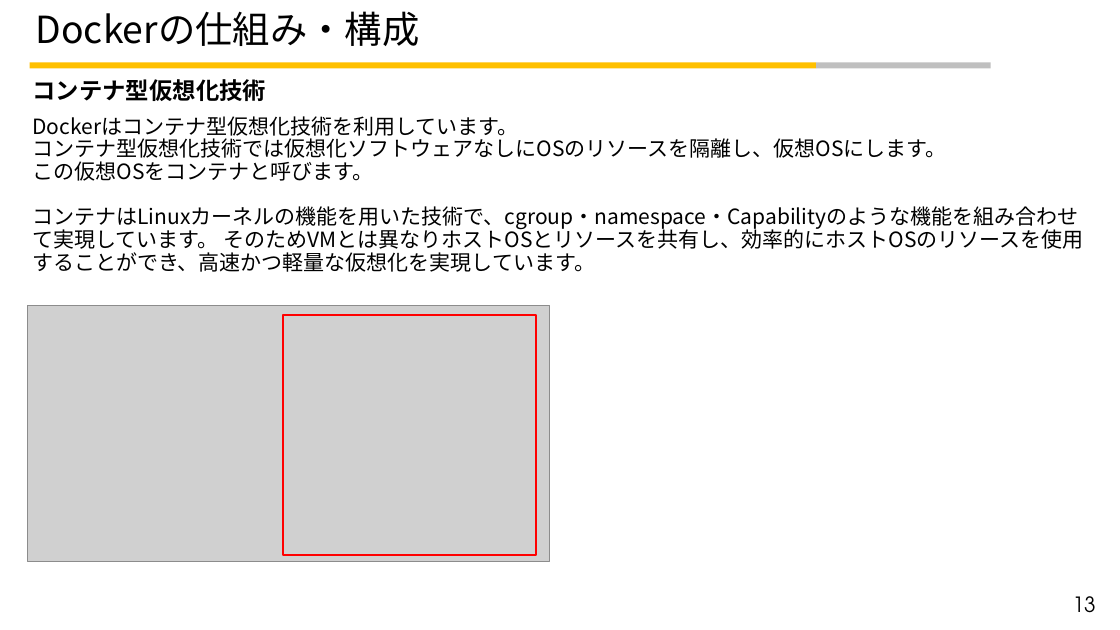
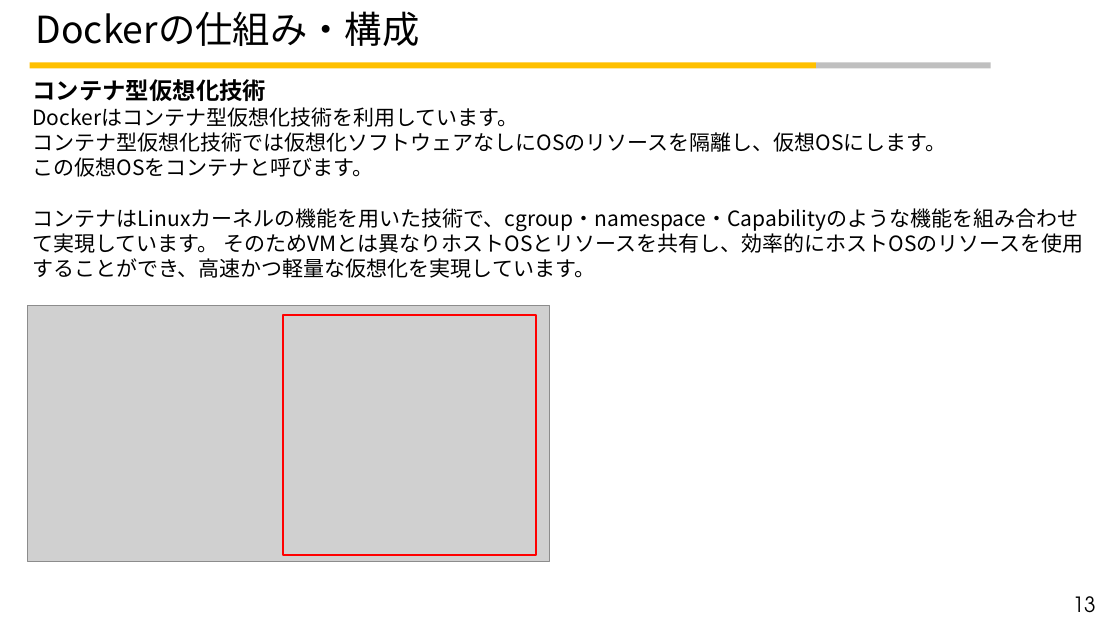
Before and after one commit to t-kotsubo/Study_Programing, a slide deck: slide 13 of Docker学習資料_小壷_20200501.pptx. Drawn at 1120x630 pixels with LibreOffice and Linux fonts; fonts in the diff are those of the drawing; grey boxes stand for pictures; background and template pictures are left out. Boxes give left, top, right and bottom in pixels: in the first picture for what was removed or moved away, otherwise in the second. Text is boxed around its words. In the diff, an @@ line names an element or a change of style, - is before the commit and + after.

```diff
--- a/Docker学習資料_小壷_20200501.pptx
+++ b/Docker学習資料_小壷_20200501.pptx
@@ text at bbox=[32, 107, 1083, 278]: line spacing 0.9 to 1; less space between paragraphs @@
```
Also in this commit, not shown: 4 other slides changed, 7 slides added, 2 slides removed.
